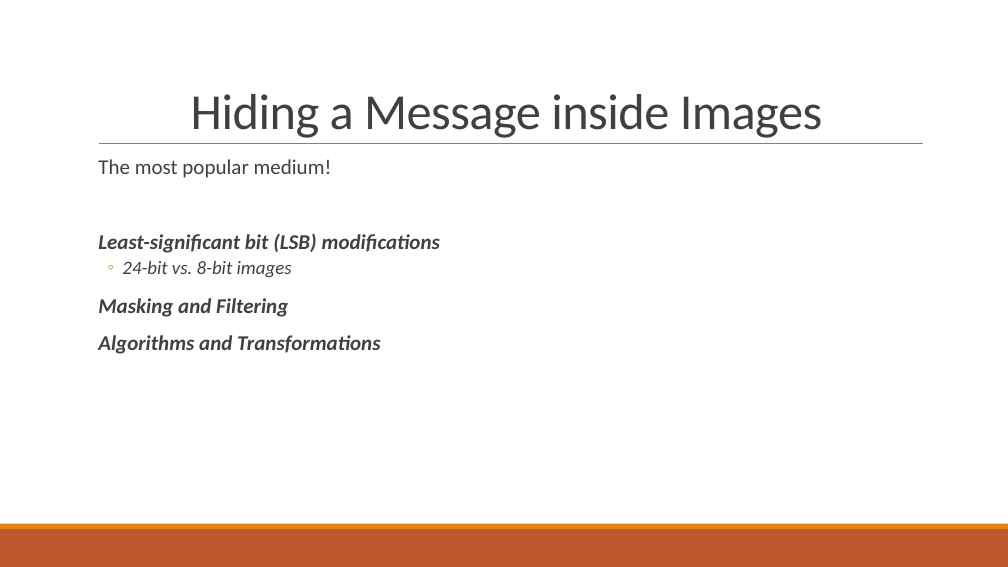
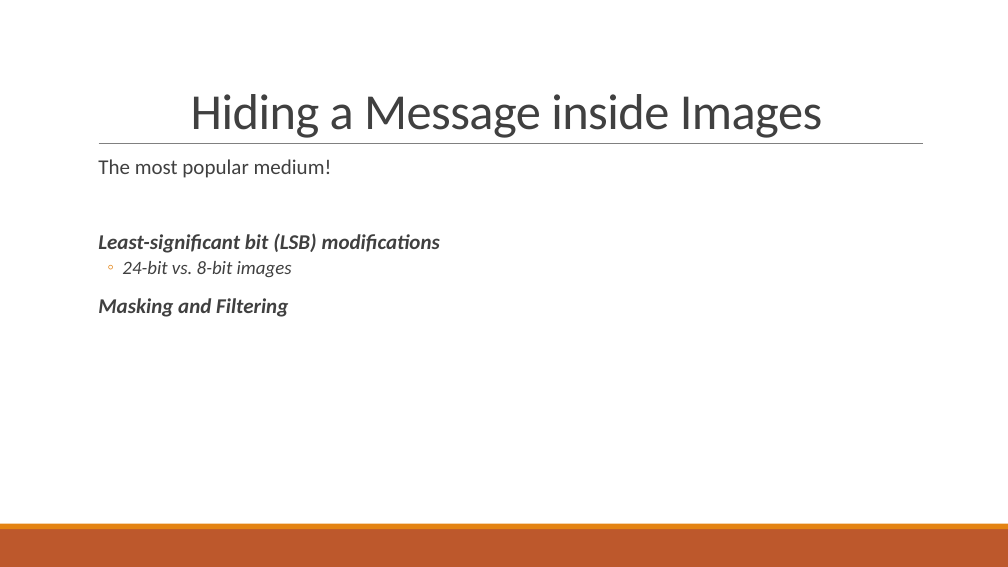
Before and after one commit to hemansh/digital_steganography, a slide deck: slide 6 of Digital_Steganography_final.pptx (slide 7 before the commit). Drawn at 1008x567 pixels with LibreOffice and Linux fonts; fonts in the diff are those of the drawing. Boxes give left, top, right and bottom in pixels: in the first picture for what was removed or moved away, otherwise in the second. Text is boxed around its words. In the diff, an @@ line names an element or a change of style, - is before the commit and + after.

```diff
--- a/Digital_Steganography_final.pptx
+++ b/Digital_Steganography_final.pptx
@@ text at box(98, 335, 380, 354): paragraph removed @@
-  Algorithms and Transformations
```
Also in this commit, not shown: 1 other slide changed, 17 other files.
